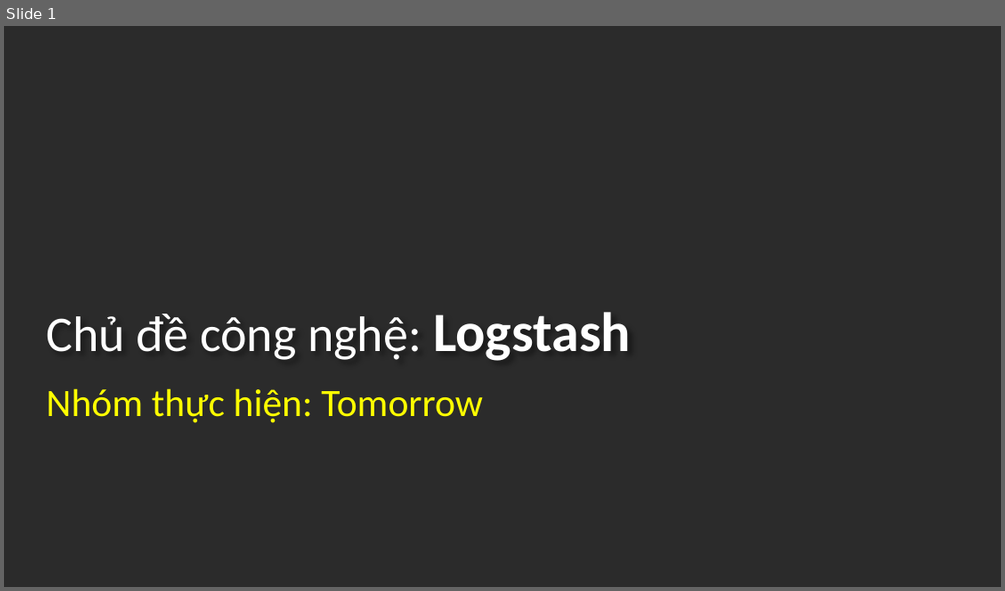
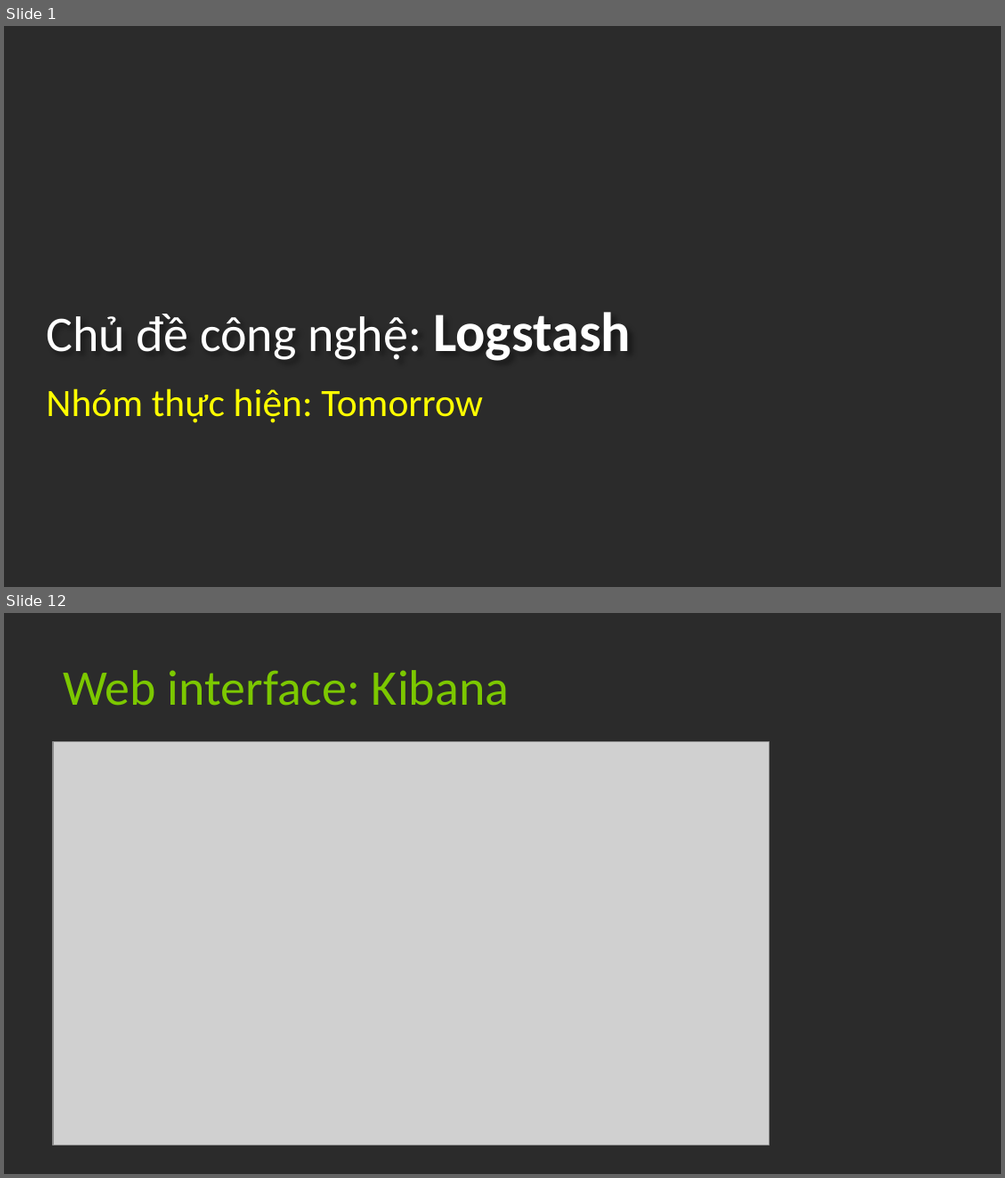
Before and after one commit to 1412574/Tomorrow_QuanLyXeKhach, a slide deck: LogStash/Slide_Logstash.pptx. Shown one above the other, each under a label of ours: slide 1 before the commit, slides 1 and 12 after it; the slides between them are not shown. The pictures are 1005x591 and 1005x1178 pixels, drawn with LibreOffice and Linux fonts; fonts in the diff are those of the drawing; grey boxes stand for pictures; background and template pictures are left out; a plain dark background stands for a picture behind light text. Boxes give left, top, right and bottom in pixels: in the first picture for what was removed or moved away, otherwise in the second. Text is boxed around its words. In the diff, an @@ line names an element or a change of style, - is before the commit and + after.

```diff
--- a/LogStash/Slide_Logstash.pptx
+++ b/LogStash/Slide_Logstash.pptx
@@ slide 12 added at [4, 613, 1001, 1174], background picture (left out) @@
@@ title added at [63, 670, 509, 706], 36 pt, text #7CC800 @@
+Web interface: Kibana
@@ picture added at [53, 741, 769, 1144] @@
```
Also in this commit, not shown: 2 slides changed, 11 other slides added, 6 slides removed.
